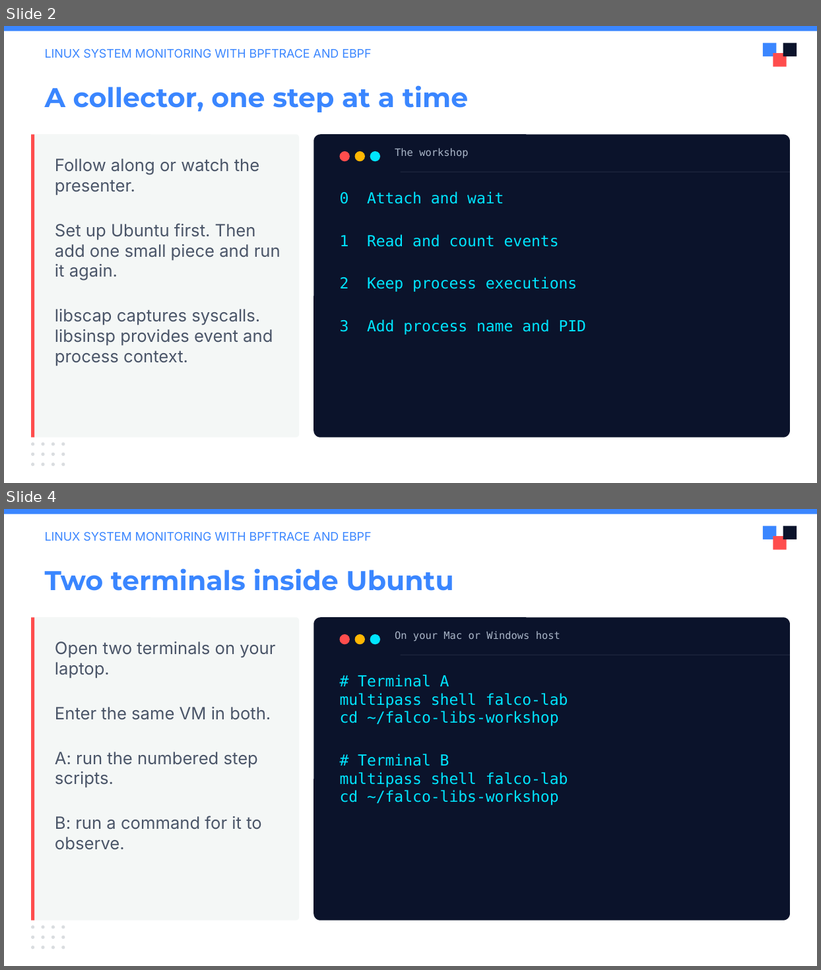
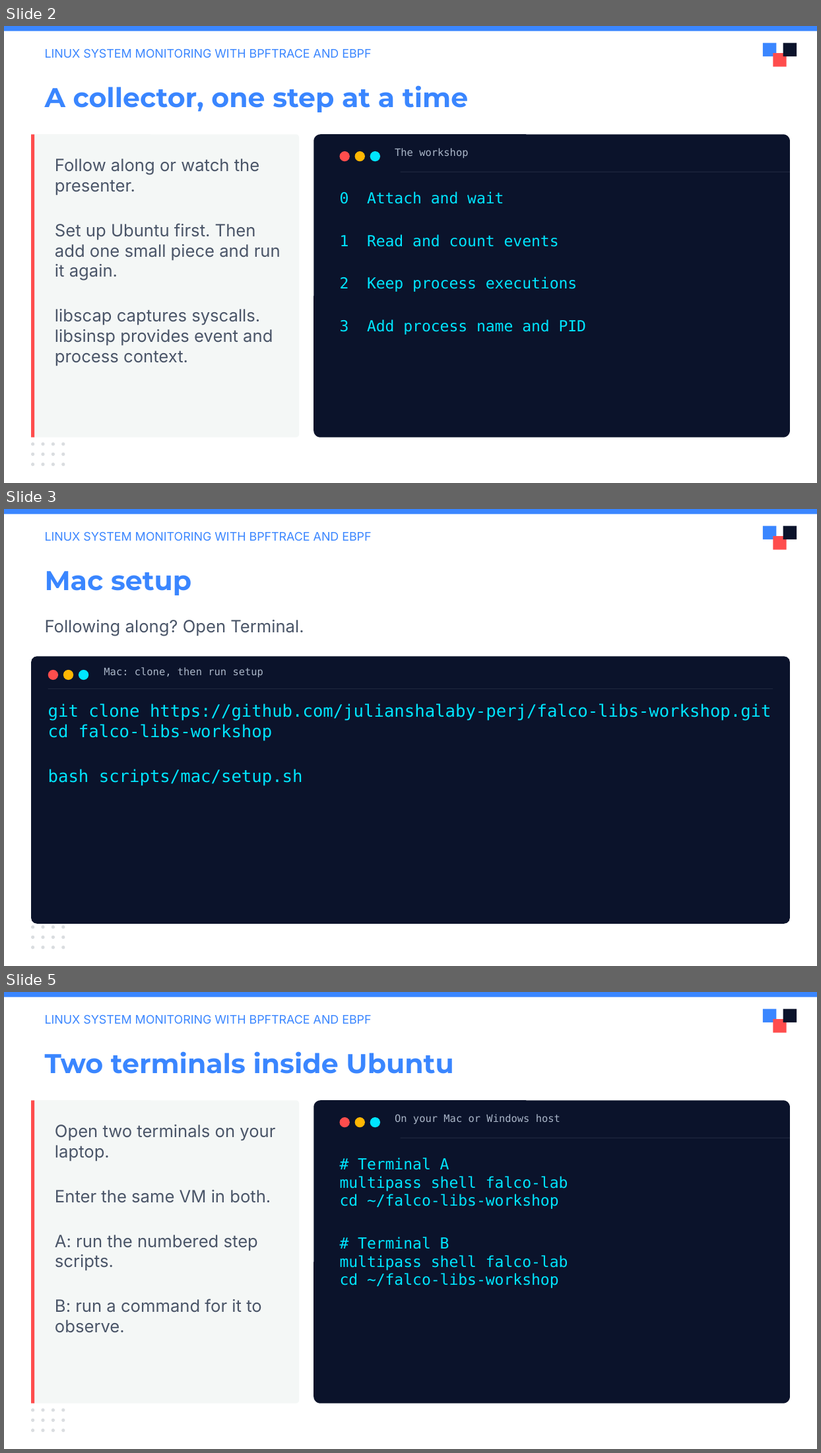
Before and after one commit to julianshalaby-perj/falco-libs-workshop, a slide deck: presentation/falco-libs-intro.pptx. Shown one above the other, each under a label of ours: slides 2 and 4 before the commit, slides 2, 3 and 5 after it; the slides between them are not shown. The pictures are 821x970 and 821x1453 pixels, drawn with LibreOffice and Linux fonts; fonts in the diff are those of the drawing; background and template pictures are left out. Boxes give left, top, right and bottom in pixels: in the first picture for what was removed or moved away, otherwise in the second. Text is boxed around its words. In the diff, an @@ line names an element or a change of style, - is before the commit and + after.

Commit message:
Separate Mac and Windows setup into individual slides

```diff
--- a/presentation/falco-libs-intro.pptx
+++ b/presentation/falco-libs-intro.pptx
@@ slide 3 added at [4,509,817,966], background #FFFFFF @@
@@ rectangle added at [4,509,817,514], fill #3A86FF @@
@@ rectangle added at [762,526,776,540], fill #3A86FF @@
@@ rectangle added at [783,526,797,540], fill #0B132B @@
@@ text added at [45,532,371,541], 10.5 pt, text #3A86FF @@
+LINUX SYSTEM MONITORING WITH BPFTRACE AND EBPF
@@ rectangle added at [773,536,787,550], fill #FF4D4D @@
@@ text added at [45,571,191,595], 24 pt, text #3A86FF, bold @@
+Mac setup
@@ text added at [45,620,304,636], 15 pt, text #4A5568 @@
+Following along? Open Terminal.
@@ rounded rectangle added at [31,656,789,923], fill #0B132B @@
@@ ellipse added at [48,670,57,680], fill #FF4D4D @@
@@ ellipse added at [63,670,73,680], fill #FFB703 @@
@@ ellipse added at [79,670,88,680], fill #00E5FF @@
@@ text added at [104,667,263,677], 9 pt, text #AAB6C8 @@
+Mac: clone, then run setup
@@ rectangle added at [48,689,773,690], fill #4A5568 at 30% opacity @@
@@ text added at [48,704,772,786], 15 pt, text #00E5FF @@
+git clone https://github.com/julianshalaby-perj/falco-libs-workshop.git
+cd falco-libs-workshop
+bash scripts/mac/setup.sh
@@ ellipse added at [31,925,34,929], fill #4A5568 at 20% opacity @@
@@ ellipse added at [31,936,34,939], fill #4A5568 at 20% opacity @@
@@ ellipse added at [42,925,45,929], fill #4A5568 at 20% opacity @@
@@ ellipse added at [42,936,45,939], fill #4A5568 at 20% opacity @@
@@ ellipse added at [51,925,54,929], fill #4A5568 at 20% opacity @@
@@ ellipse added at [51,936,54,939], fill #4A5568 at 20% opacity @@
@@ ellipse added at [61,925,65,929], fill #4A5568 at 20% opacity @@
@@ ellipse added at [61,936,65,939], fill #4A5568 at 20% opacity @@
@@ ellipse added at [31,947,34,950], fill #4A5568 at 20% opacity @@
@@ ellipse added at [42,947,45,950], fill #4A5568 at 20% opacity @@
@@ ellipse added at [51,947,54,950], fill #4A5568 at 20% opacity @@
@@ ellipse added at [61,947,65,950], fill #4A5568 at 20% opacity @@
@@ what was slide 4 is now slide 5 @@
```
Also in this commit, not shown: 1 slide changed.
